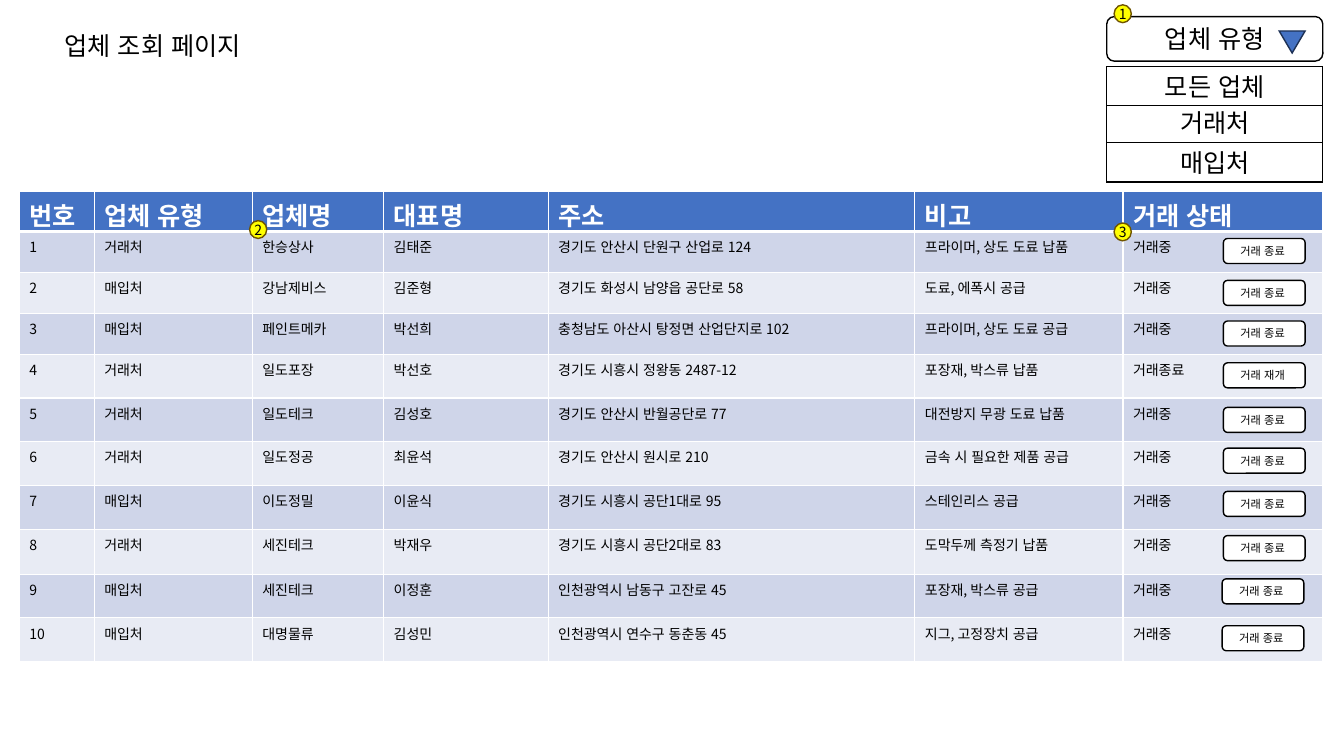
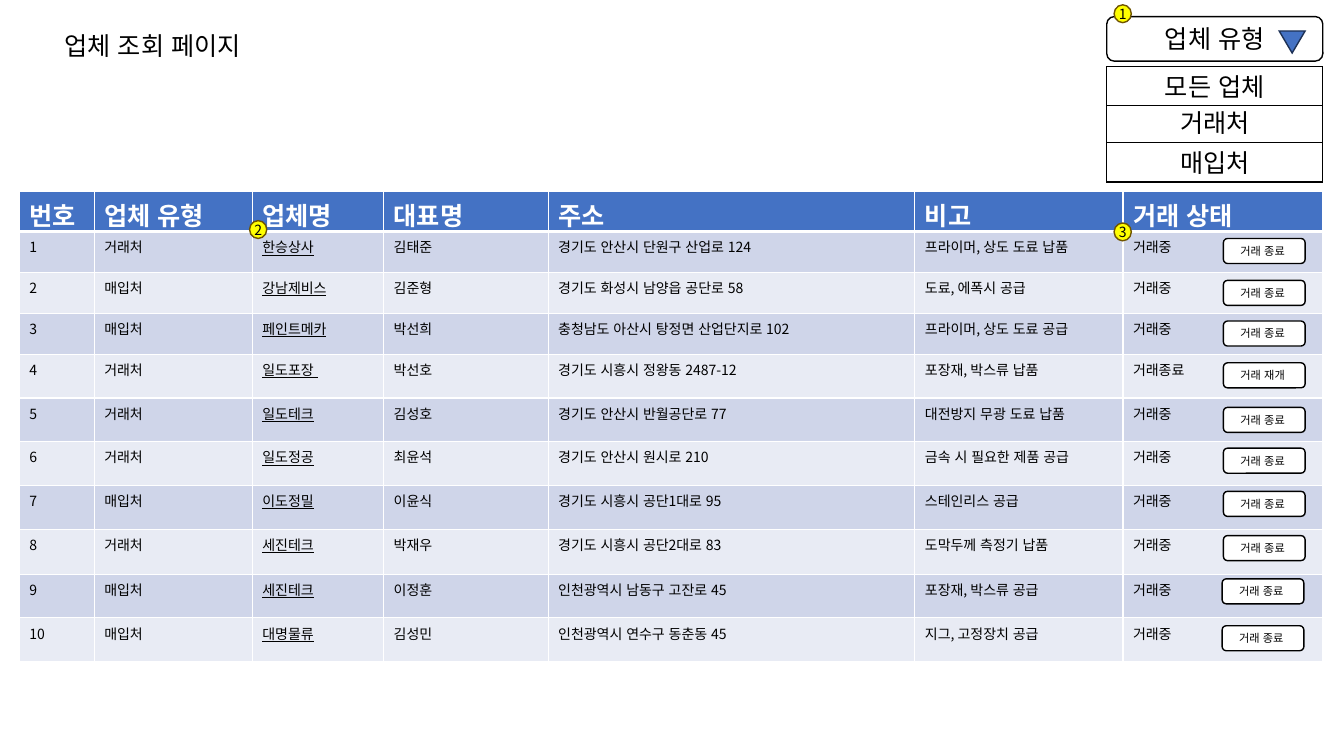
Before and after one commit to wjdgotjd28-del/mes_tripleJ, a slide deck: slide 1 of 화면 설계서/9.업체 조회 페이지.pptx. Drawn at 1344x756 pixels with LibreOffice and Linux fonts; fonts in the diff are those of the drawing. Boxes give left, top, right and bottom in pixels: in the first picture for what was removed or moved away, otherwise in the second. Text is boxed around its words. In the diff, an @@ line names an element or a change of style, - is before the commit and + after.

```diff
--- a/화면 설계서/9.업체 조회 페이지.pptx
+++ b/화면 설계서/9.업체 조회 페이지.pptx
@@ table at (19, 192, 1322, 661) @@
@@ underline on in "한승상사", "강남제비스", "페인트메카", "일도포장" and 6 more places @@
```
Also in this commit, not shown: 2 other files.
